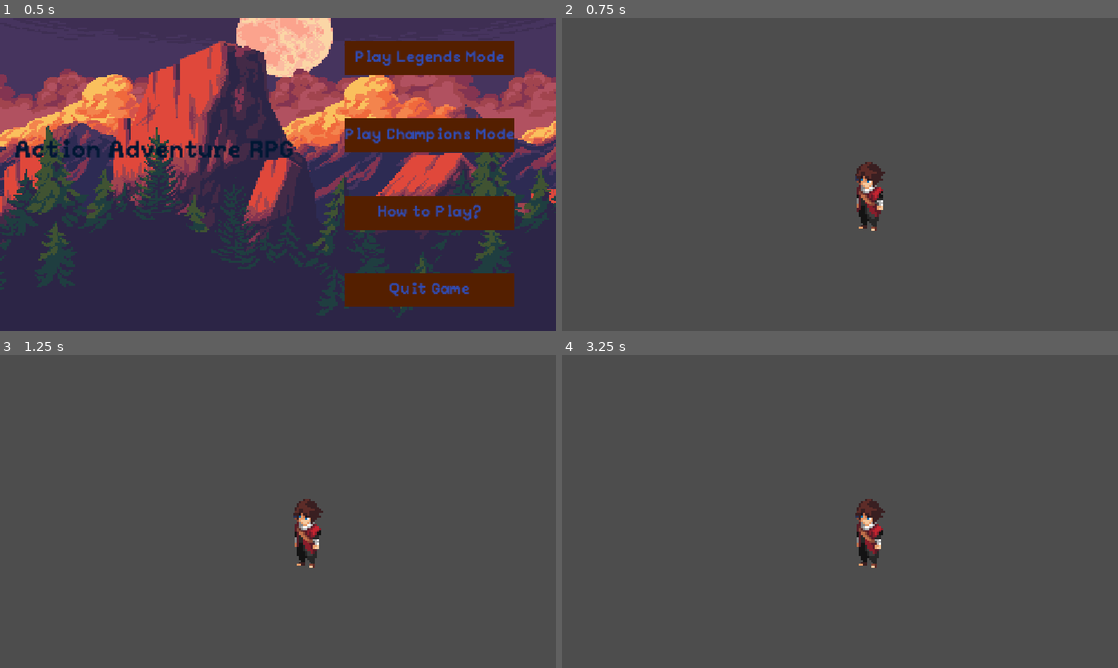
Above: before the commit, frames 1-4 (two rows, left to right).
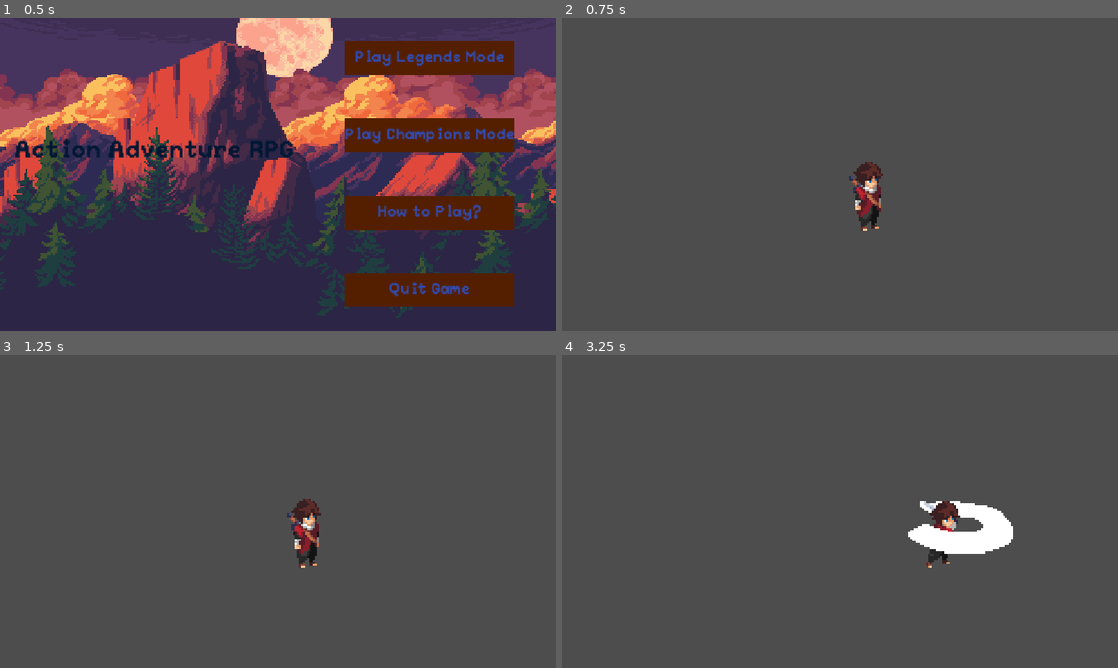
Above: after the commit, the same moments.

Repository: Articlions/Slip-n-Slash
Game: Godot game, scene res://src/Main_menu/Main_menu.tscn
Same seed, same stepped clock (60 frames per second), same inputs: the game is played once before the commit and once after it.
Inputs (mouse positions are in pixels of both pictures, inside the frame that each line leads up to):
- Up to frame 1 (0.5 s): no input
- Up to frame 2 (0.75 s): click "Play Legends Mode" at 0.5 s
- Up to frame 3 (1.25 s): no input
- Up to frame 4 (3.25 s): tap Enter at 1.25 s; move the mouse to (962, 495) at 1.27 s; hold D (action_right) 1.28-2 s; tap K (action_attack_1) at 1.35, 3.05 s; click (962, 495) at 1.42 s; tap Space (ui_select) at 1.52 s; drag from (728, 527) to (812, 574) at 2.02 s; move the mouse to (895, 442) at 2.77 s; hold D (action_right) from 2.78 s (still down); tap Alt at 2.85 s

Frame 1 is identical in both runs. In frame 2, 0.7% of the frame differs, in the area x 51-59%, y 46-68%; in frame 3, 0.7%; in frame 4, 3.1%, in the area x 52-82%, y 46-68%.
Error before the commit: Invalid access to property or key 'parameters/StateMachine/WalkState/playback' on a base object of type 'null instance'. (res://src/Player/Simpler_State_Machin…

Commit message:
A big state machine reset happended for readability

Diff:
--- a/action-adventure-rpg/src/Player/Simpler_State_Machine/slipn_slash_guy.gd
+++ b/action-adventure-rpg/src/Player/Simpler_State_Machine/slipn_slash_guy.gd
@@ -16,8 +16,10 @@
 # THE GLORIOUS VARIABLES!!!!
 # -----------Variables------------
 @onready var animation_player: AnimationPlayer = $"../../AnimationPlayer"
-@onready var animation_tree: AnimationTree = $"../../AnimationTree"
-var animation_playback: AnimationNodeStateMachinePlayback = $AnimationTree["parameters/StateMachine/WalkState/playback"]
+
+@onready var animation_tree: AnimationTree = $AnimationTree
+
+var animation_playback: AnimationNodeStateMachinePlayback
 
 
 # -----------Variables Not onready--------
@@ -25,29 +27,104 @@
 @export var SPEED: float = 300.0
 @export var FRICTION: float = 200
 @export var ACCELERATION: float = 700
+@export var current_state: States = States.IDLE
+
 
 
 # -------------Varibles not Exported hahahaha------------
 var direction_vector := Vector2.ZERO
 var negative_vector: Vector2
-var current_state := States.IDLE
+var walk_direction: Vector2
+
+
+
+ # in ready i meade sure to set the inital animation and the playback!
+func _ready() -> void:
+	animation_playback = animation_tree.get("parameters/StateMachine/WalkState/playback")
+	animation_playback.travel("IdleState")
+
+
+
+
+
+# basically changes the state WHEEEEEEEE but also then manages animations
+func change_state(new_state: States):
+	current_state = new_state
+
+	if current_state == States.ATTACK:
+		animation_playback.travel("AttackState")
+		# 5, 4, 3, 2, 1, !
+		await get_tree().create_timer(0.5).timeout
+
+		if direction_vector != Vector2.ZERO:
+			change_state(States.WALK)
+		elif direction_vector == Vector2.ZERO:
+			change_state(States.IDLE)
+
+
+	elif current_state == States.WALK:
+		animation_playback.travel("RunState")
+
+	elif current_state == States.IDLE:
+		animation_playback.travel("IdleState")
+
+
 
 
 func _physics_process(delta: float) -> void:
+	# needed for rpgsvs get_axis fun fact!
 	direction_vector = Input.get_vector("action_left","action_right", "action_up","action_down")
 
+	if Input.is_action_just_pressed("action_attack_1") and current_state != States.ATTACK:
+		# debug stuff print("We are kicking butt!")
+		change_state(States.ATTACK)
+
+	negative_vector = Vector2(direction_vector.x, -direction_vector.y)
+
+	# set those burgers on the grill!!!!!
+	animation_tree.set("parameters/StateMachine/WalkState/AttackState/BlendSpace2D/blend_position", direction_vector)
+	animation_tree.set("parameters/StateMachine/WalkState/RunState/blend_position", negative_vector)
+	animation_tree.set("parameters/StateMachine/WalkState/IdleState/blend_position", negative_vector)
+
+	# I MISS SWITCH/CASE :(
 	match current_state:
-		States.IDLE: idle_process()
-		States.WALK: walk_process()
-		States.ATTACK: attack_process()
+		States.IDLE:
+			idle_process()
+		States.WALK:
+			walk_process()
+		States.ATTACK:
+			attack_process()
+
+	move_and_slide()
 
 
 func idle_process():
-	pass
+
+	velocity = Vector2.ZERO
+
+	# A stack of routers to walk process
+	if Input.is_action_pressed("action_left"):
+		change_state(States.WALK)
+	elif Input.is_action_pressed("action_right"):
+		change_state(States.WALK)
+	elif Input.is_action_pressed("action_down"):
+		change_state(States.WALK)
+	elif Input.is_action_pressed("action_up"):
+		change_state(States.WALK)
+
 
 func walk_process():
-	pass
+	walk_direction = direction_vector.normalized()
+	if direction_vector != Vector2.ZERO:
+		velocity = walk_direction * SPEED
+
+	else:
+		change_state(States.IDLE)
+
+
+
+
 
 
 func attack_process():
-	pass
+	velocity = Vector2.ZERO
--- a/action-adventure-rpg/src/Player/slipn_slash_guy.tscn
+++ b/action-adventure-rpg/src/Player/slipn_slash_guy.tscn
@@ -51,6 +51,7 @@
 
 [sub_resource type="Animation" id="Animation_hpa8k"]
 resource_name = "attack1_down"
+length = 0.8
 step = 0.1
 tracks/0/type = "value"
 tracks/0/imported = false
@@ -79,6 +80,7 @@
 
 [sub_resource type="Animation" id="Animation_btdqk"]
 resource_name = "attack1_left"
+length = 0.8
 step = 0.1
 tracks/0/type = "value"
 tracks/0/imported = false
@@ -107,6 +109,7 @@
 
 [sub_resource type="Animation" id="Animation_6n8y0"]
 resource_name = "attack1_right"
+length = 0.8
 step = 0.1
 tracks/0/type = "value"
 tracks/0/imported = false
@@ -135,6 +138,7 @@
 
 [sub_resource type="Animation" id="Animation_ep61y"]
 resource_name = "attack1_up"
+length = 0.8
 step = 0.1
 tracks/0/type = "value"
 tracks/0/imported = false
@@ -1237,12 +1241,8 @@
 advance_mode = 2
 
 [sub_resource type="AnimationNodeStateMachineTransition" id="AnimationNodeStateMachineTransition_ep61y"]
-advance_mode = 2
-advance_expression = "direction_vector.length() > 0.0"
 
 [sub_resource type="AnimationNodeStateMachineTransition" id="AnimationNodeStateMachineTransition_npvx7"]
-advance_mode = 2
-advance_expression = "direction_vector.length() == 0.0"
 
 [sub_resource type="AnimationNodeStateMachineTransition" id="AnimationNodeStateMachineTransition_3gieo"]
 switch_mode = 2
@@ -1252,12 +1252,10 @@
 [sub_resource type="AnimationNodeStateMachineTransition" id="AnimationNodeStateMachineTransition_n6o4x"]
 switch_mode = 2
 advance_mode = 2
-advance_expression = "direction_vector.length == 0.0"
+advance_expression = "0"
 
 [sub_resource type="AnimationNodeStateMachineTransition" id="AnimationNodeStateMachineTransition_hpa8k"]
 switch_mode = 2
-advance_mode = 2
-advance_expression = "direction_vector.length > 0.0"
 
 [sub_resource type="AnimationNodeStateMachine" id="AnimationNodeStateMachine_fil3d"]
 states/AttackState/node = SubResource("AnimationNodeBlendTree_gkxt5")
@@ -1278,6 +1276,7 @@
 transitions = ["Start", "WalkState", SubResource("AnimationNodeStateMachineTransition_ncr4a")]
 
 [sub_resource type="AnimationNodeBlendTree" id="AnimationNodeBlendTree_1ixrk"]
+graph_offset = Vector2(0, 126.206696)
 nodes/output/position = Vector2(600, 240)
 nodes/StateMachine/node = SubResource("AnimationNodeStateMachine_4txe3")
 nodes/StateMachine/position = Vector2(60, 120)
@@ -1303,15 +1302,18 @@
 starting_state = NodePath("IdleState")
 
 [node name="IdleState" type="Node" parent="StateMachine" unique_id=469221472 node_paths=PackedStringArray("ssplayer")]
+process_mode = 4
 script = ExtResource("3_el8ih")
 ssplayer = NodePath("../..")
 
 [node name="WalkState" type="Node" parent="StateMachine" unique_id=915408362 node_paths=PackedStringArray("ssplayer")]
+process_mode = 4
 script = ExtResource("4_r8d83")
 ACCELERATION = 1000.0
 ssplayer = NodePath("../..")
 
 [node name="Attack1State" type="Node" parent="StateMachine" unique_id=790568293 node_paths=PackedStringArray("ssplayer")]
+process_mode = 4
 script = ExtResource("4_hpa8k")
 ssplayer = NodePath("../..")
 
